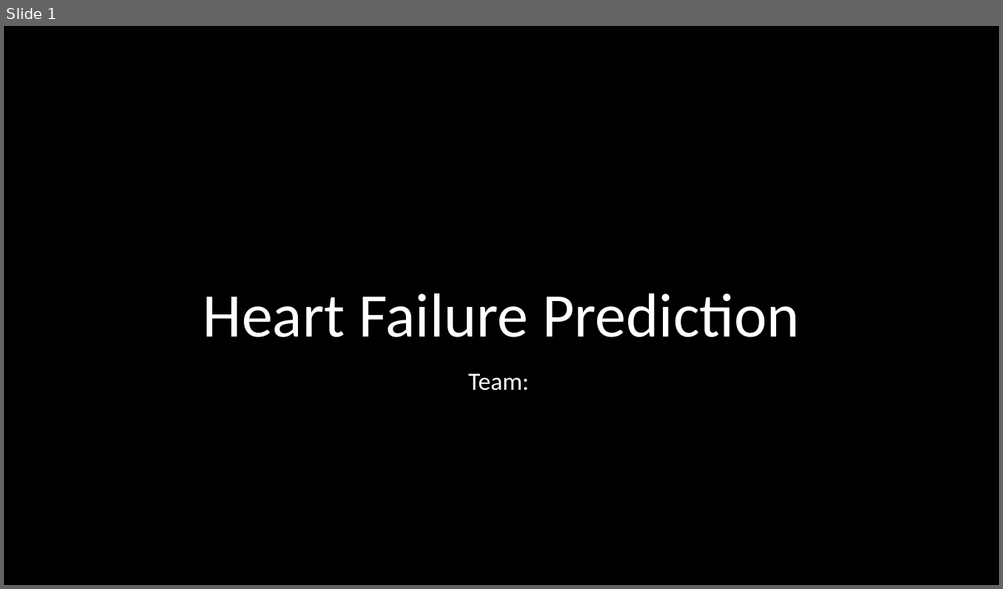
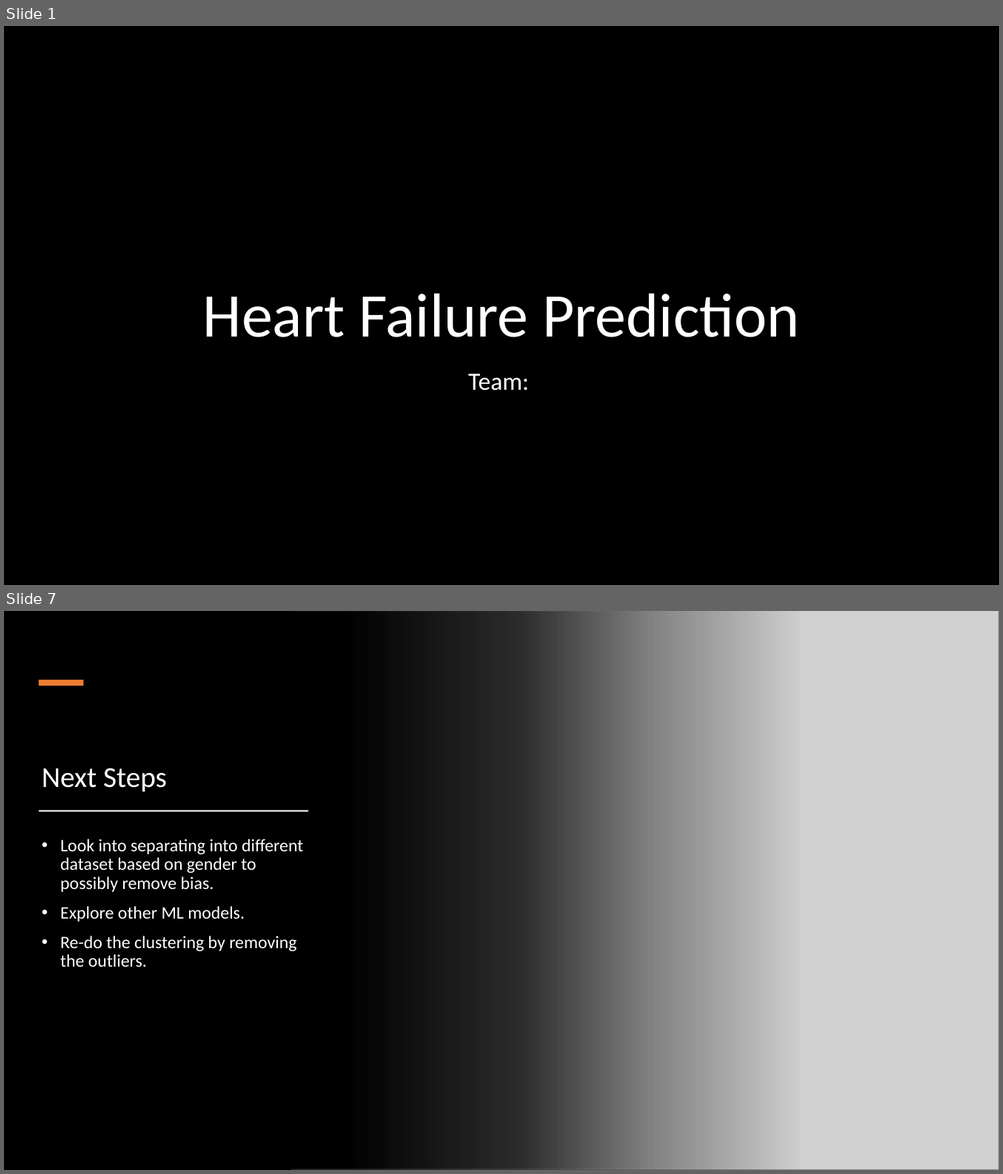
Before and after one commit to Ramyals-web/Heart-Failure---Final-Project, a slide deck: heart.pptx. Shown one above the other, each under a label of ours: slide 1 before the commit, slides 1 and 7 after it; the slides between them are not shown. The pictures are 1003x589 and 1003x1174 pixels, drawn with LibreOffice and Linux fonts; fonts in the diff are those of the drawing; grey boxes stand for pictures; background and template pictures are left out. Boxes give left, top, right and bottom in pixels: in the first picture for what was removed or moved away, otherwise in the second. Text is boxed around its words. In the diff, an @@ line names an element or a change of style, - is before the commit and + after.

```diff
--- a/heart.pptx
+++ b/heart.pptx
@@ slide 7 added at box(4, 611, 999, 1170), background #000000 @@
@@ rectangle added at box(4, 611, 800, 1170), fill gradient #000000 @@
@@ picture added at box(291, 611, 999, 1170) @@
@@ rectangle added at box(38, 680, 83, 686), fill #ED7D31 @@
@@ title added at box(42, 768, 167, 792), 28 pt, text #FFFFFF @@
+Next Steps
@@ rectangle added at box(39, 810, 308, 812), fill #FFFFFF @@
@@ text added at box(60, 839, 303, 967), 17 pt, text #FFFFFF @@
+• Look into separating into different dataset based on gender to possibly remove bias.
+• Explore other ML models.
+• Re-do the clustering by removing the outliers.
```
Also in this commit, not shown: 3 slides changed, 2 other slides added, 1 slide removed, 10 other files.
